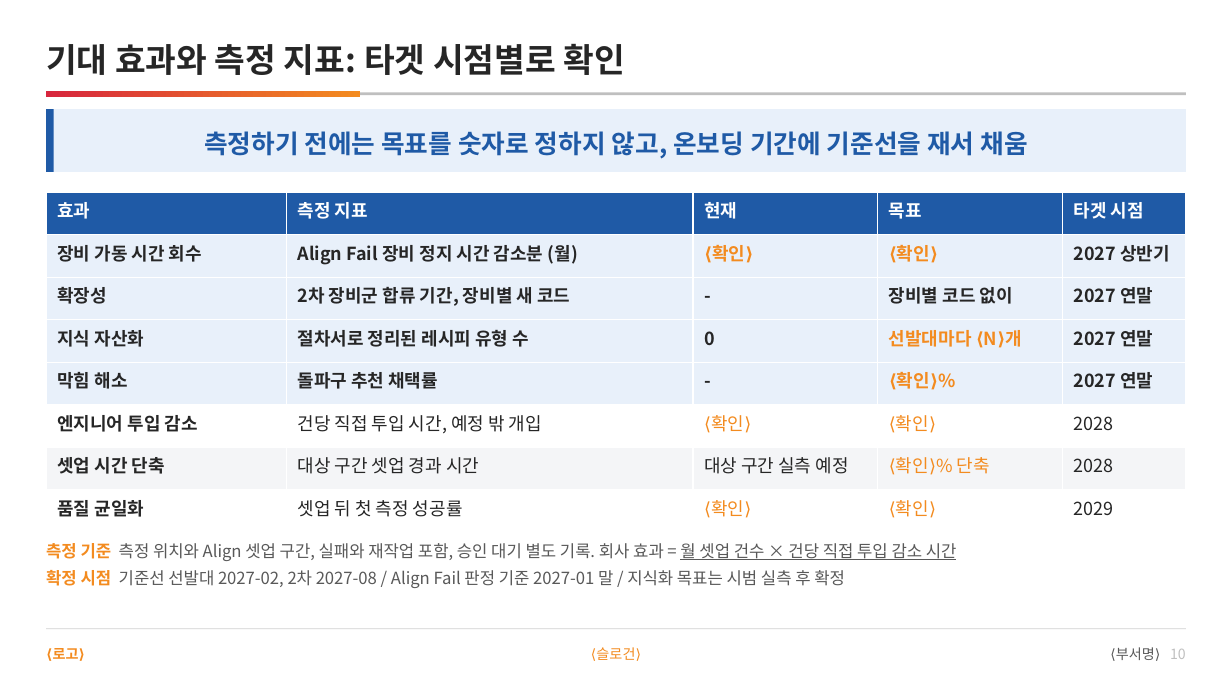
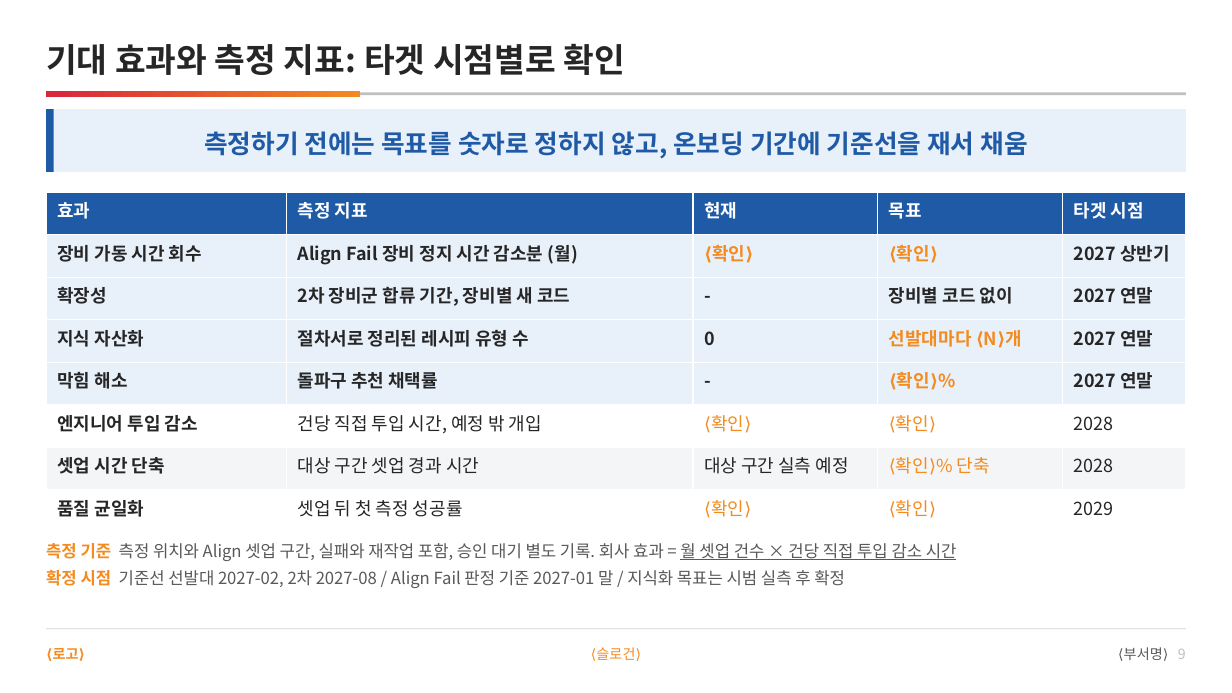
Before and after one commit to DarrenKoi/pm_notes, a slide deck: slide 9 of my-task/arc-tf/deliverables/arc-tf-team-full.pptx (slide 10 before the commit). Drawn at 1232x693 pixels with LibreOffice and Linux fonts; fonts in the diff are those of the drawing. Boxes give left, top, right and bottom in pixels: in the first picture for what was removed or moved away, otherwise in the second. Text is boxed around its words. In the diff, an @@ line names an element or a change of style, - is before the commit and + after.

```diff
--- a/my-task/arc-tf/deliverables/arc-tf-team-full.pptx
+++ b/my-task/arc-tf/deliverables/arc-tf-team-full.pptx
@@ text at [1124,647,1186,660]: text changed @@
-⟨부서명⟩ 10
+⟨부서명⟩ 9
```
Also in this commit, not shown: 14 other slides changed, 6 slides removed, 5 other files.
